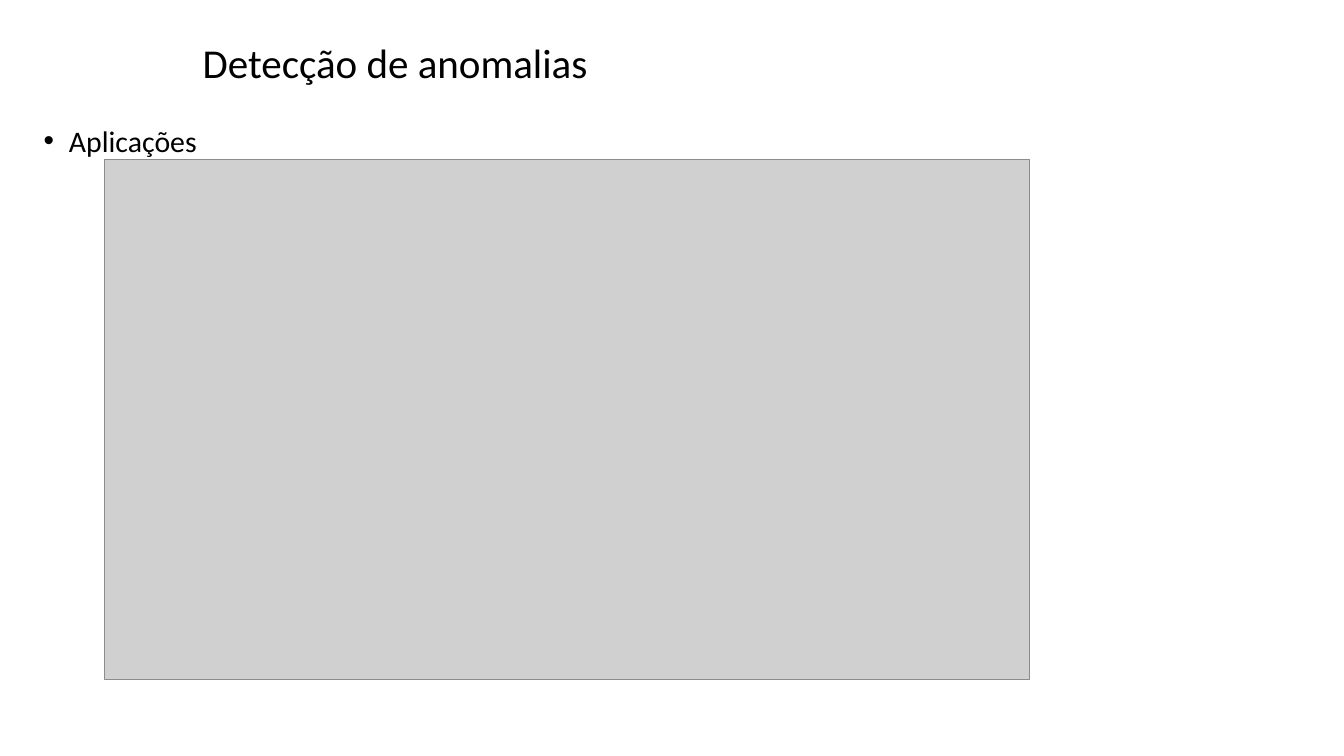
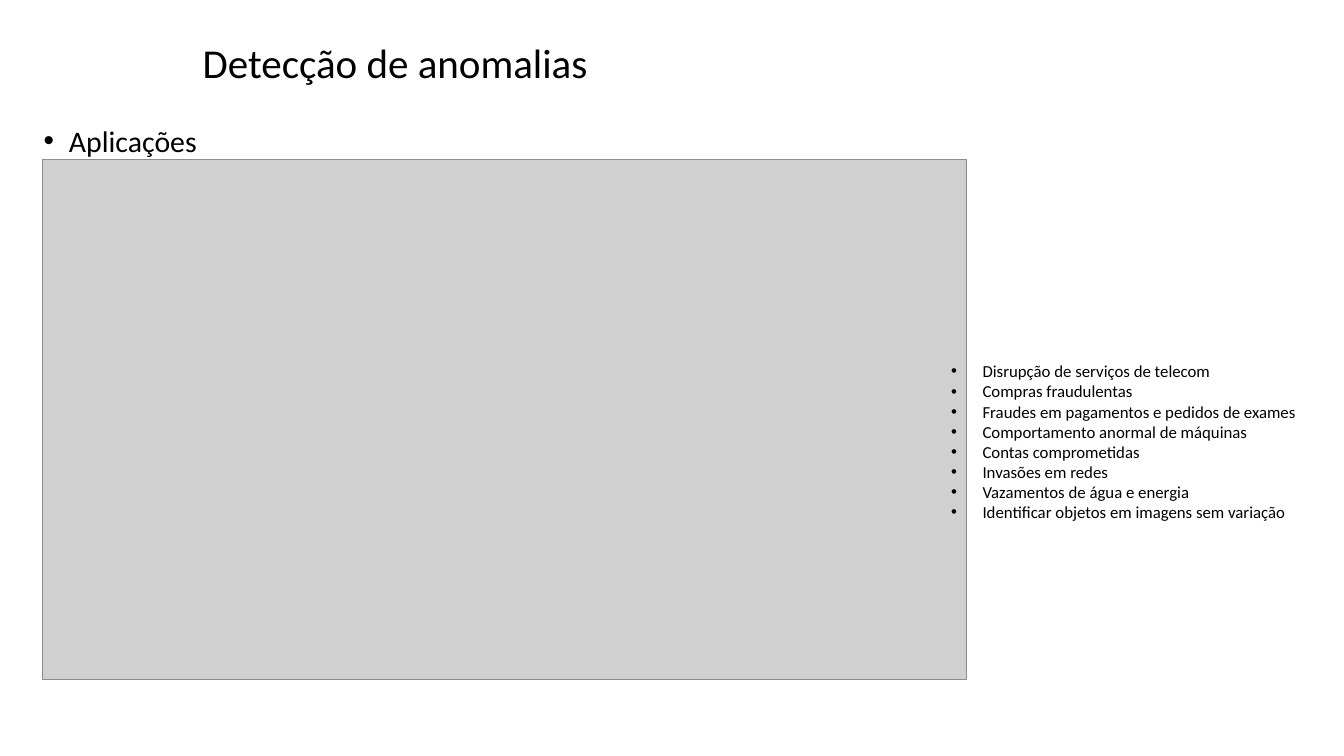
Before and after one commit to zz4fap/tp557-iot-ml, a slide deck: slide 15 of slides/TP557_16_detecção_de_anomalias.pptx. Drawn at 1344x756 pixels with LibreOffice and Linux fonts; fonts in the diff are those of the drawing; grey boxes stand for pictures; background and template pictures are left out. Boxes give left, top, right and bottom in pixels: in the first picture for what was removed or moved away, otherwise in the second. Text is boxed around its words. In the diff, an @@ line names an element or a change of style, - is before the commit and + after.

```diff
--- a/slides/TP557_16_detecção_de_anomalias.pptx
+++ b/slides/TP557_16_detecção_de_anomalias.pptx
@@ picture: place and size @@
-picture at box(105, 159, 1029, 680)
+picture at box(42, 159, 967, 680)
@@ text added at box(983, 365, 1295, 521), 12 pt, text #000000 @@
+• Disrupção de serviços de telecom
+• Compras fraudulentas
+• Fraudes em pagamentos e pedidos de exames
+• Comportamento anormal de máquinas
+• Contas comprometidas
+• Invasões em redes
+• Vazamentos de água e energia
+• Identificar objetos em imagens sem variação
```
Also in this commit, not shown: 9 other slides changed, 1 other file.
